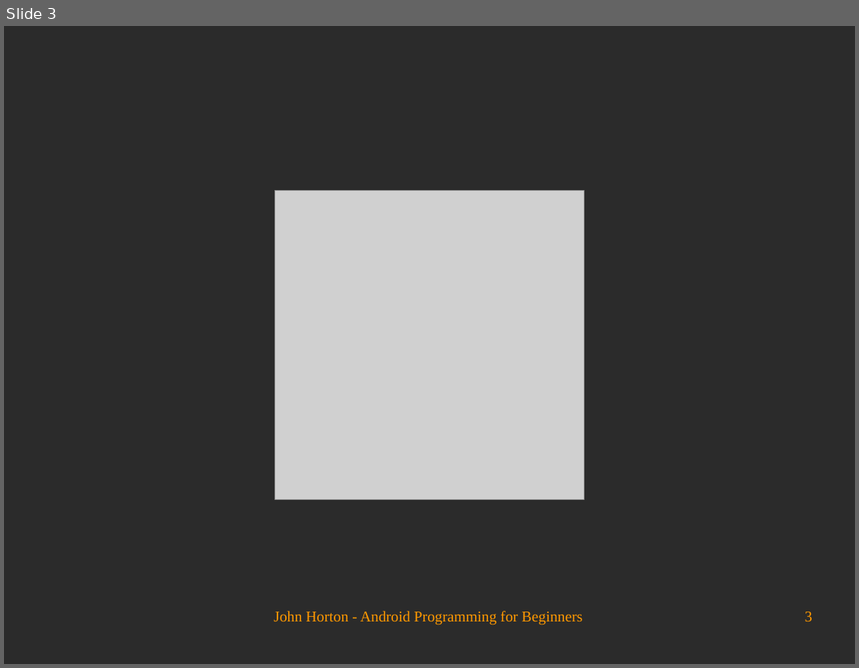
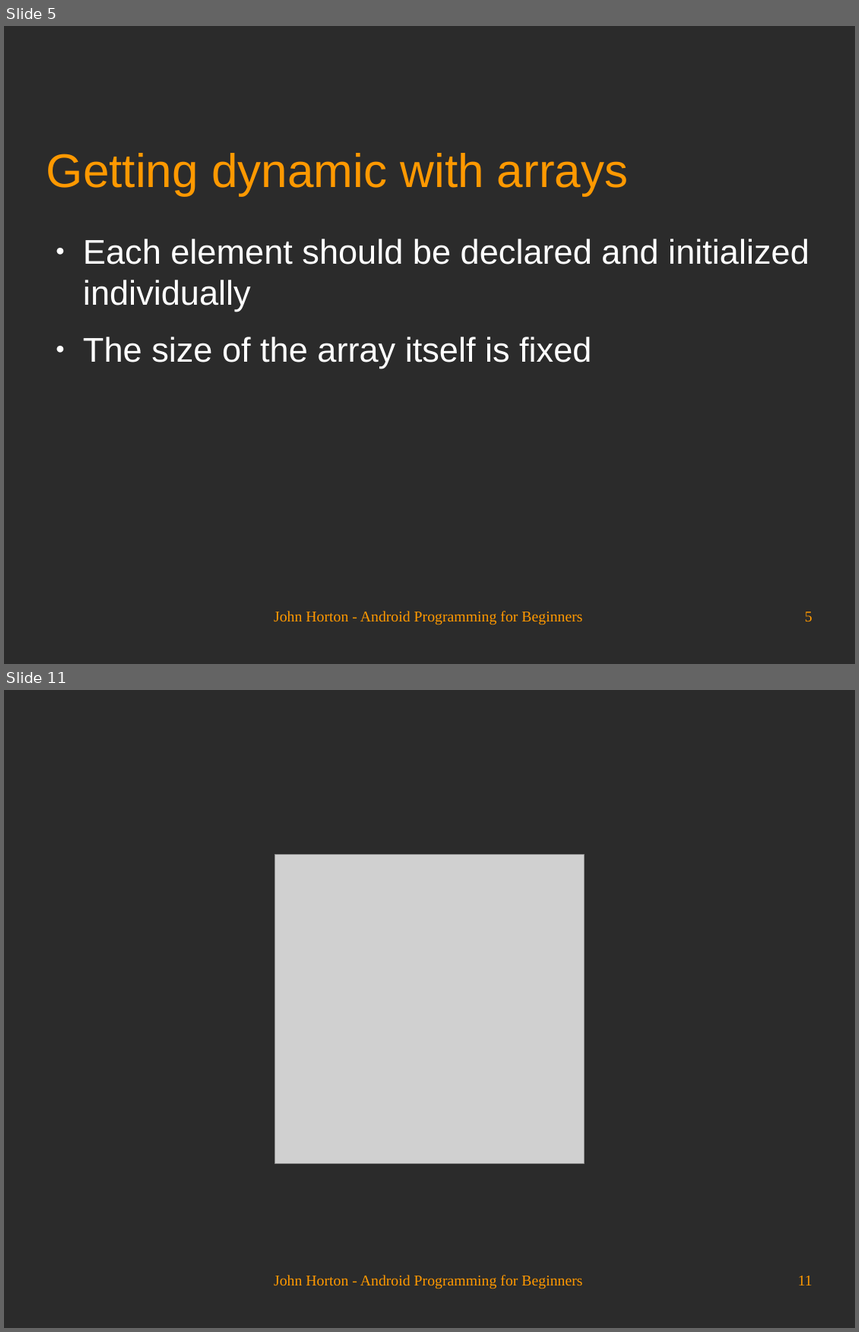
Before and after one commit to Academy-Soft-Intellect/Android-Programming-for-Beginners, a slide deck: 13_Handling_and_Displaying_Arrays_of_Data.odp. Shown one above the other, each under a label of ours: slide 3 before the commit, slides 5 and 11 after it; the slides between them are not shown. The pictures are 859x668 and 859x1332 pixels, drawn with LibreOffice and Linux fonts; fonts in the diff are those of the drawing; grey boxes stand for pictures; background and template pictures are left out; a plain dark background stands for a picture behind light text. Boxes give left, top, right and bottom in pixels: in the first picture for what was removed or moved away, otherwise in the second. Text is boxed around its words. In the diff, an @@ line names an element or a change of style, - is before the commit and + after.

```diff
--- a/13_Handling_and_Displaying_Arrays_of_Data.odp
+++ b/13_Handling_and_Displaying_Arrays_of_Data.odp
@@ slide 5 added at [4,26,855,664], background picture (left out) @@
@@ title added at [47,153,628,195], 44 pt, text #FF9900 @@
+Getting dynamic with arrays
@@ text added at [83,239,810,368], 32 pt, text #FFFFFF @@
+● Each element should be declared and initialized individually
+● The size of the array itself is fixed
@@ text added at [274,611,582,626], 14 pt, text #FF9900 @@
+John Horton - Android Programming for Beginners
@@ page number added at [805,612,813,622], 14 pt, text #FF9900 @@
+5
@@ what was slide 3 is now slide 11 @@
@@ page number at [798,1276,813,1286]: text changed @@
-3
+11
```
Also in this commit, not shown: 2 slides changed, 7 other slides added.
